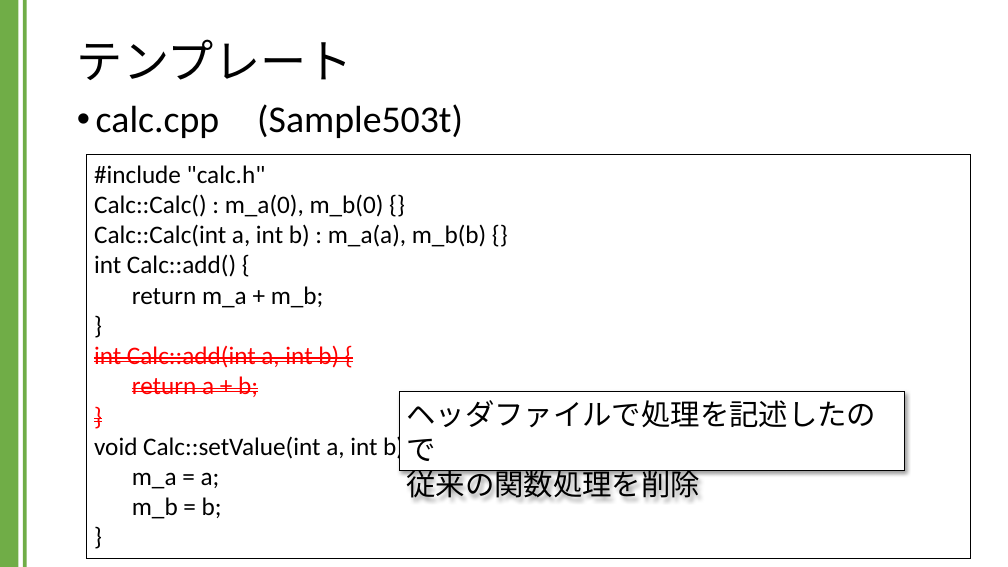
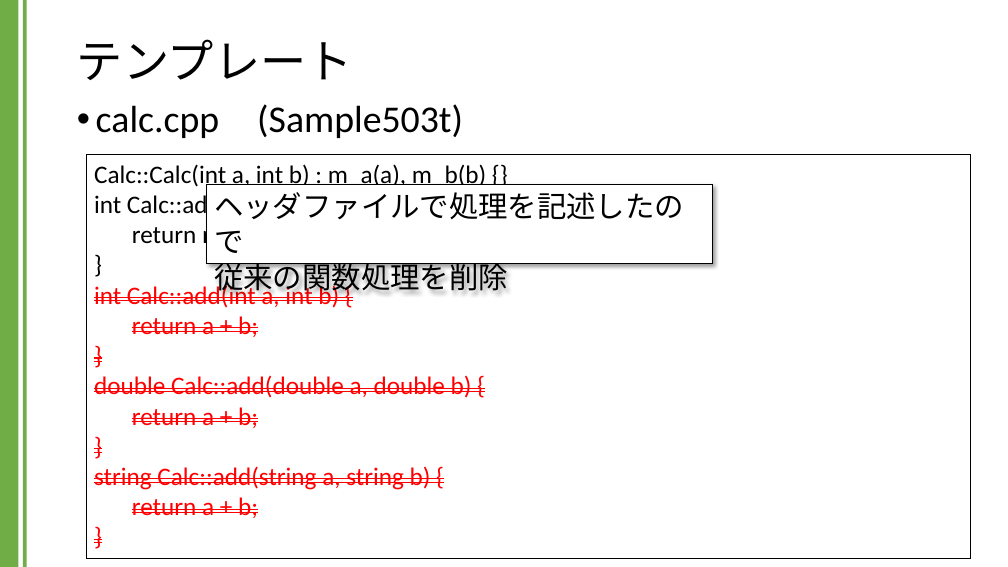
Before and after one commit to kic-murata/cpp2024, a slide deck: slide 8 of 授業資料/講義資料：テンプレート.pptx (slide 5 before the commit). Drawn at 1008x567 pixels with LibreOffice and Linux fonts; fonts in the diff are those of the drawing. Boxes give left, top, right and bottom in pixels: in the first picture for what was removed or moved away, otherwise in the second. Text is boxed around its words. In the diff, an @@ line names an element or a change of style, - is before the commit and + after.

```diff
--- a/授業資料/講義資料：テンプレート.pptx
+++ b/授業資料/講義資料：テンプレート.pptx
@@ rectangle "Calc::Calc(int a, int b) : ..." at [87, 154, 971, 559]: text colour #000000 to #FF0000, strikethrough on in "}" @@
@@ text in rectangle at [94, 165, 384, 217]: paragraphs removed @@
-#include "calc.h"
-Calc::Calc() : m_a(0), m_b(0) {}
@@ rectangle "ヘッダファイルで処理を記述したので": place and size @@
-rectangle "ヘッダファイルで処理を記述したので" at [399, 392, 905, 471]
+rectangle "ヘッダファイルで処理を記述したので" at [207, 185, 713, 263]
@@ text in rectangle at [94, 376, 472, 428]: text changed; text colour #000000 to #FF0000 @@
-void Calc::setValue(int a, int b) {
-m_a = a;
-m_b = b;
+double Calc::add(double a, double b) {
+return a + b;
@@ text in rectangle at [94, 466, 431, 518]: paragraphs added @@
+string Calc::add(string a, string b) {
+return a + b;
+}
```
Also in this commit, not shown: 1 other slide changed, 3 slides added.
